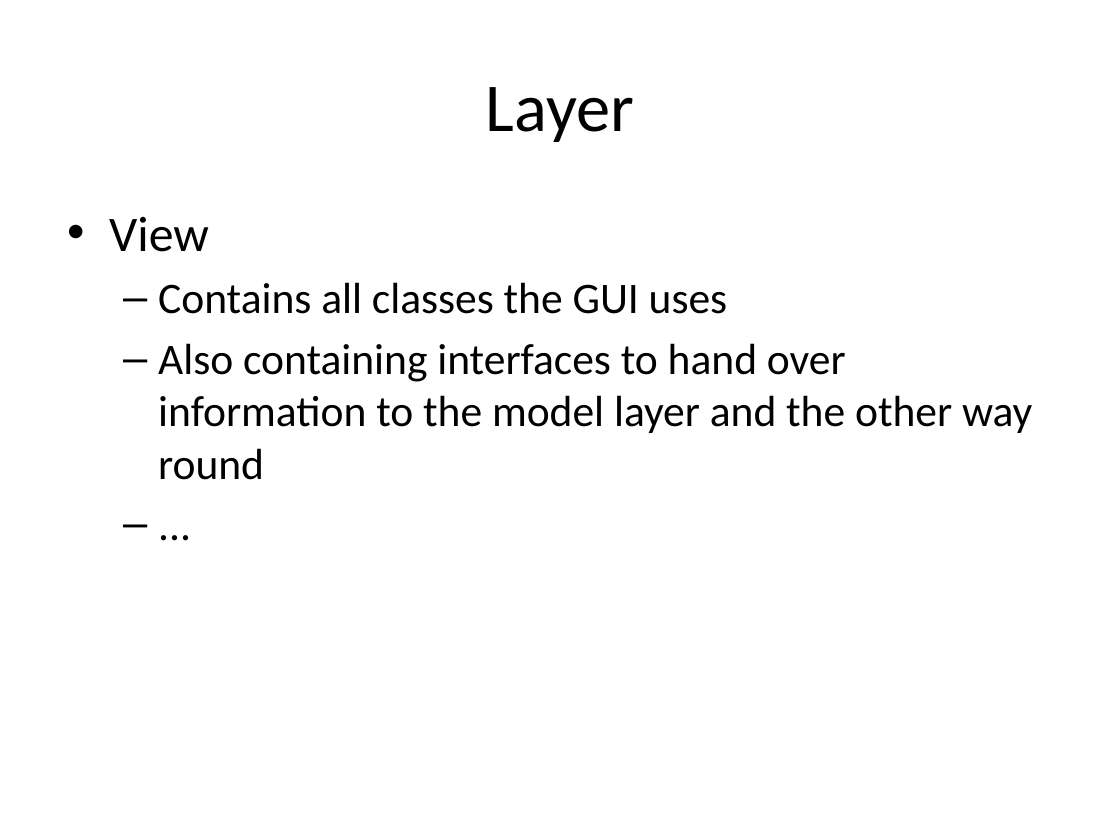
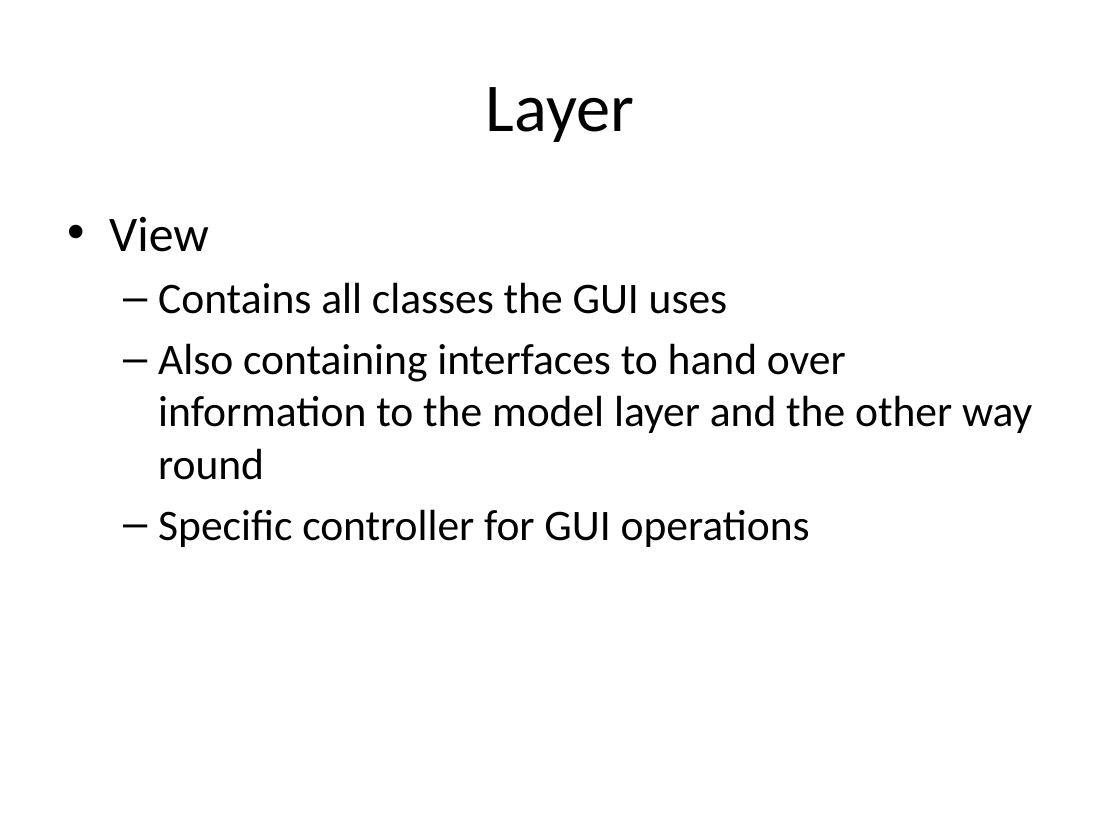
Before and after one commit to markusmo/HotelSoftware, a slide deck: slide 6 of Documentation/Praesentation/content/praesentation_teil_markus.pptx (slide 7 before the commit). Drawn at 1120x840 pixels with LibreOffice and Linux fonts; fonts in the diff are those of the drawing. Boxes give left, top, right and bottom in pixels: in the first picture for what was removed or moved away, otherwise in the second. Text is boxed around its words. In the diff, an @@ line names an element or a change of style, - is before the commit and + after.

Commit message:
New Presentation from me, and css modified

```diff
--- a/Documentation/Praesentation/content/praesentation_teil_markus.pptx
+++ b/Documentation/Praesentation/content/praesentation_teil_markus.pptx
@@ text at (x1=158, y1=509, x2=810, y2=547): text changed @@
-  – ...
+  – Specific controller for GUI operations
```
Also in this commit, not shown: 2 other slides changed, 1 slide added, 1 slide removed, 1 other file.
